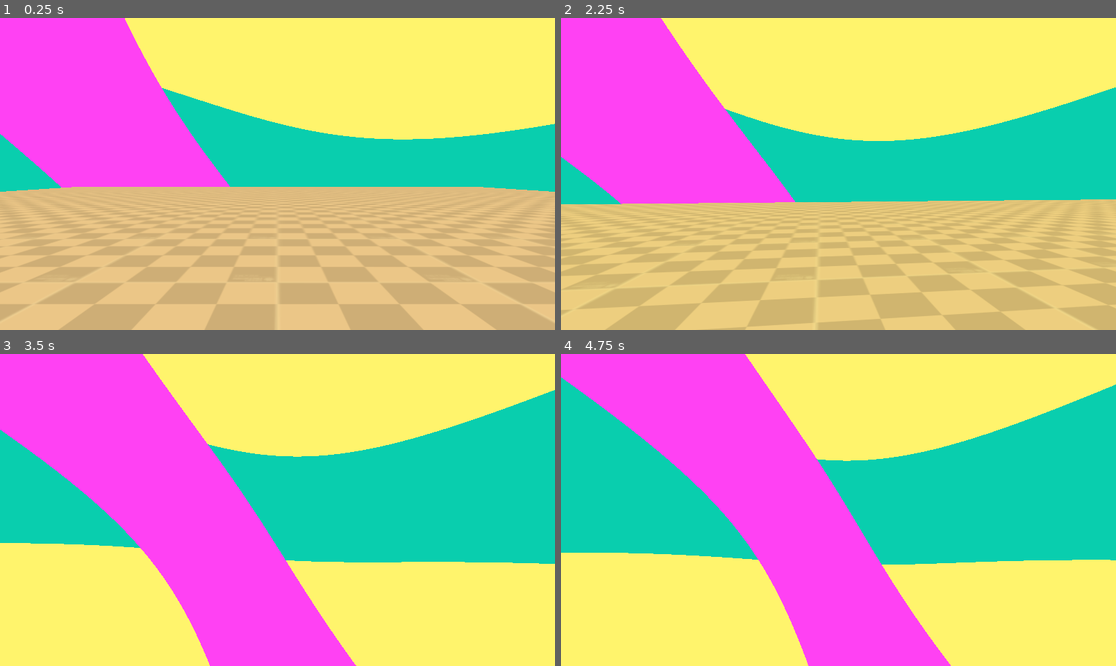
Above: before the commit, frames 1-4 (two rows, left to right).
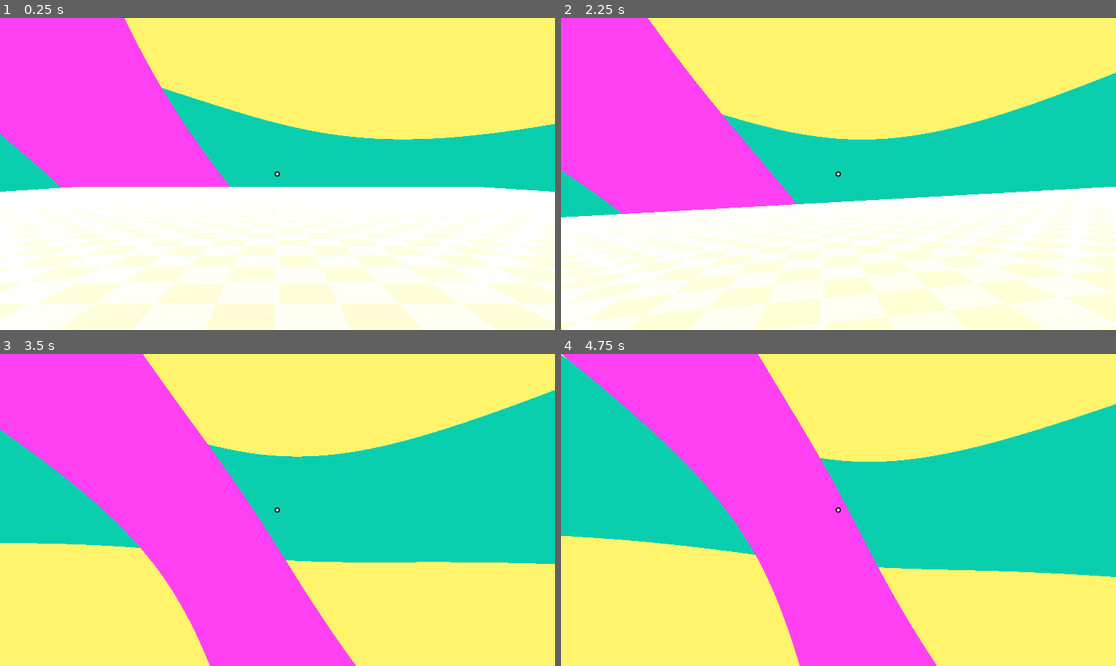
Above: after the commit, the same moments.

Repository: isha-pseudo/floppsters
Game: Godot game, scene res://resources/TestResources/test_scene.tscn
Two runs of this game, one before a commit and one after it. Both use one fixed random seed, a clock stepped at 60 frames per second and the inputs below.
Inputs (mouse positions are in pixels of both pictures, inside the frame that each line leads up to):
- Up to frame 1 (0.25 s): no input
- Up to frame 2 (2.25 s): move the mouse to (866, 174) at 0.52 s; hold E (interact, bound only after the commit) 0.53-1.28 s; hold W (move_forward) from 0.53 s (still down); tap Space (jump) at 0.77, 1.52 s; move the mouse to (810, 174) at 1.27 s; tap E (interact, bound only after the commit) at 1.35 s; move the mouse to (849, 167) at 2.02 s; hold E (interact, bound only after the commit) from 2.03 s (still down)
- Up to frame 3 (3.5 s): keep holding W (move_forward); move the mouse to (271, 516) at 2.77 s; release E (interact, bound only after the commit) at 2.78 s; tap E (interact, bound only after the commit) at 2.85 s; tap Space (jump) at 3.02 s
- Up to frame 4 (4.75 s): keep holding W (move_forward); move the mouse to (877, 513) at 3.52 s; hold E (interact, bound only after the commit) 3.53-4.28 s; tap Space (jump) at 3.77, 4.52 s; move the mouse to (794, 506) at 4.27 s; tap E (interact, bound only after the commit) at 4.35 s

The runs differ from the first frame. In frame 1, 46% of the frame differs, in the area x 0-100%, y 48-100%; in frame 2, 45%; in frame 3, less than 0.1%; in frame 4, 7.2%.

Commit message:
Slide best feel

Diff:
--- /dev/null
+++ b/characters/Controller/camera_handler.gd
@@ -0,0 +1,46 @@
+extends Node
+class_name CameraHandler
+
+@export var character_handler: CharacterHandler
+@onready var character_controller: CharacterController = get_parent() as CharacterController
+@export var camera: Camera3D
+
+var current_velocity: Vector3 = Vector3.ZERO
+var previous_velocity: Vector3 = Vector3.ZERO
+
+func _ready() -> void:
+	if camera == null:
+		print ("Failed to find camera")
+
+func _physics_process(delta: float) -> void:
+	if character_controller == null or character_handler == null or camera == null:
+		return
+
+	previous_velocity = current_velocity
+	current_velocity = character_controller.horizontal_velocity
+
+	var stats = character_handler.get_effective_stats()
+	if stats.is_empty():
+		print ("stats are empty camera handler")
+		return
+
+	var current_speed = current_velocity.length()
+
+	var friction_factor = stats.get("friction", 0.5)
+
+	var turn_rate = 0.0
+
+	if current_speed > 0.5 and previous_velocity.length() > 0.5:
+		var cross = previous_velocity.cross(current_velocity)
+		var turn_magnitude = abs(cross.y)
+
+		if turn_magnitude > 0.5:
+			turn_rate = cross.y * 0.22
+
+	turn_rate = clamp(turn_rate, -6.0, 6.0)
+	if (current_velocity - previous_velocity).length() > 5.0:
+		turn_rate *= 0.3
+
+	var target_roll = turn_rate / (2.0 + friction_factor * 0.2)
+
+	camera.rotation.z = lerp(camera.rotation.z, target_roll, 0.15)
--- a/characters/Controller/character_controller.gd
+++ b/characters/Controller/character_controller.gd
@@ -15,6 +15,12 @@
 var horizontal_velocity: Vector3 = Vector3.ZERO
 
 var coyote_timer: float = 0.0
+
+## raycast
+
+@onready var interact_raycast: RayCast3D = $Camera3D/InteractRaycast
+
+@onready var interact_prompt: Label = $InteractPrompt
 
 func _ready() -> void:
 	Input.set_mouse_mode(Input.MOUSE_MODE_CAPTURED)
@@ -80,6 +86,14 @@
 	horizontal_velocity.x = velocity.x
 	horizontal_velocity.z = velocity.z
 
+	if interact_raycast.is_colliding():
+		var hit = interact_raycast.get_collider()
+		if hit and hit.has_method("interact"):
+			interact_prompt.visible = true
+		else:
+			interact_prompt.visible = false
+	else:
+		interact_prompt.visible = false
 
 func _input(event: InputEvent) -> void:
 	if event.is_action_pressed("ui_cancel"):
@@ -95,3 +109,11 @@
 		camera_pitch = clamp(camera_pitch, deg_to_rad(-max_pitch), deg_to_rad(max_pitch))
 		if camera:
 			camera.rotation.x = camera_pitch
+	if event.is_action_pressed("interact"):
+		interact()
+
+func interact() -> void:
+	if interact_raycast.is_colliding():
+		var hit = interact_raycast.get_collider()
+		if hit.has_method("interact"):
+			hit.interact(self)
--- a/characters/floppa/floppa.tres
+++ b/characters/floppa/floppa.tres
@@ -5,7 +5,5 @@
 [resource]
 script = ExtResource("1_sp72e")
 friction = 12.0
-buzz = 0.0
-max_momentum = 15.0
 drag = 1.0
 metadata/_custom_type_script = "uid://bhsf4o5p55d4u"
--- a/characters/player.tscn
+++ b/characters/player.tscn
@@ -3,6 +3,7 @@
 [ext_resource type="Script" uid="uid://cigg7ocekdoka" path="res://characters/character_handler.gd" id="1_dnjla"]
 [ext_resource type="Script" uid="uid://puh40sjsuusg" path="res://characters/Controller/character_controller.gd" id="1_tory2"]
 [ext_resource type="Resource" uid="uid://dlvg8laq2to3k" path="res://characters/floppa/floppa.tres" id="2_3eadt"]
+[ext_resource type="Script" uid="uid://dqth2icdi7ih0" path="res://characters/Controller/camera_handler.gd" id="4_evndh"]
 [ext_resource type="Script" uid="uid://6sdqkioqo6vh" path="res://characters/stats_menu.gd" id="4_x0jl3"]
 
 [sub_resource type="CapsuleShape3D" id="CapsuleShape3D_dnjla"]
@@ -18,8 +19,18 @@
 base_stats = ExtResource("2_3eadt")
 metadata/_custom_type_script = "uid://cigg7ocekdoka"
 
+[node name="CameraHandler" type="Node" parent="." unique_id=2137509457 node_paths=PackedStringArray("character_handler", "camera")]
+script = ExtResource("4_evndh")
+character_handler = NodePath("../CharacterHandler")
+camera = NodePath("../Camera3D")
+metadata/_custom_type_script = "uid://dqth2icdi7ih0"
+
 [node name="Camera3D" type="Camera3D" parent="." unique_id=1281267335]
 transform = Transform3D(1, 0, 0, 0, 1, 0, 0, 0, 1, 0, 0.6, 0)
+
+[node name="InteractRaycast" type="RayCast3D" parent="Camera3D" unique_id=800122167]
+target_position = Vector3(0, 0, -4)
+debug_shape_custom_color = Color(0.7148878, 0.5908215, 0.28709564, 1)
 
 [node name="CollisionShape3D" type="CollisionShape3D" parent="." unique_id=194474103]
 shape = SubResource("CapsuleShape3D_dnjla")
@@ -75,3 +86,34 @@
 theme_override_colors/font_color = Color(0, 0, 0, 1)
 theme_override_colors/font_outline_color = Color(0.98895735, 0.98895746, 0.98895735, 1)
 theme_override_constants/outline_size = 1
+
+[node name="InteractPrompt" type="Label" parent="." unique_id=1681839361]
+anchors_preset = 12
+anchor_top = 1.0
+anchor_right = 1.0
+anchor_bottom = 1.0
+offset_top = -77.0
+offset_bottom = -54.0
+grow_horizontal = 2
+grow_vertical = 0
+theme_override_colors/font_outline_color = Color(0, 0, 0, 1)
+theme_override_constants/outline_size = 6
+theme_override_font_sizes/font_size = 30
+text = "Press e to interact"
+horizontal_alignment = 1
+vertical_alignment = 1
+
+[node name="Label" type="Label" parent="." unique_id=1008495456]
+anchors_preset = 15
+anchor_right = 1.0
+anchor_bottom = 1.0
+offset_top = -12.0
+offset_bottom = -12.0
+grow_horizontal = 2
+grow_vertical = 2
+theme_override_colors/font_outline_color = Color(0, 0, 0, 1)
+theme_override_constants/outline_size = 10
+theme_override_font_sizes/font_size = 40
+text = "."
+horizontal_alignment = 1
+vertical_alignment = 1
--- a/interactables/interactable.gd
+++ b/interactables/interactable.gd
@@ -1,4 +1,34 @@
-extends Area3D
-class_name Interactable
+extends StaticBody3D
 
-@export var target_handler: CharacterHandler
+@export_enum("weight", "fluffiness", "friction", "Elasticity", "cushion") var stat_to_change: String = "fluffiness"
+@export var change_amount: float = 0.2
+
+@onready var stat_label: Label3D = $StatLabel
+
+var player_controller = null
+
+func _ready():
+	update_label()
+
+func interact(player_controller) -> void:
+	if player_controller.handler == null or player_controller.handler.base_stats == null:
+		return
+
+	self.player_controller = player_controller
+
+	var base = player_controller.handler.base_stats
+
+	if stat_to_change in base:
+		var current = base.get(stat_to_change)
+		base.set(stat_to_change, current + change_amount)
+		update_label()
+
+func update_label():
+	if stat_label == null:
+		print ("error no label")
+		return
+	var player_handler = player_controller.handler if player_controller else null
+	var current_value = 0.0
+	if player_controller:
+		current_value = player_controller.handler.base_stats.get(stat_to_change)
+	stat_label.text = stat_to_change.capitalize() + " " + ("+" if change_amount >= 0 else "") + str(change_amount) + " (Current: " + str(current_value) + ")"
--- a/interactables/interactable.tscn
+++ b/interactables/interactable.tscn
@@ -1,5 +1,6 @@
 [gd_scene format=3 uid="uid://h8ffdor31d1e"]
 
+[ext_resource type="Script" uid="uid://ct6nirdunal1a" path="res://interactables/interactable.gd" id="1_7t3he"]
 [ext_resource type="Texture2D" uid="uid://dwjp0cvk587we" path="res://addons/godot-prototype-texture/Vector/checker_512x512/checker_orange_512x512.svg" id="1_kdhm5"]
 
 [sub_resource type="StandardMaterial3D" id="StandardMaterial3D_7t3he"]
@@ -9,13 +10,17 @@
 
 [sub_resource type="BoxShape3D" id="BoxShape3D_kdhm5"]
 
-[node name="Node3D" type="Node3D" unique_id=420561461]
+[node name="StatChanger" type="StaticBody3D" unique_id=955366743]
+script = ExtResource("1_7t3he")
 
-[node name="StatChanger" type="StaticBody3D" parent="." unique_id=955366743]
-
-[node name="Visual" type="MeshInstance3D" parent="StatChanger" unique_id=510138070]
+[node name="Visual" type="MeshInstance3D" parent="." unique_id=510138070]
 material_override = SubResource("StandardMaterial3D_7t3he")
 mesh = SubResource("BoxMesh_lbwal")
 
-[node name="CollisionShape3D" type="CollisionShape3D" parent="StatChanger" unique_id=1611808077]
+[node name="CollisionShape3D" type="CollisionShape3D" parent="." unique_id=1611808077]
 shape = SubResource("BoxShape3D_kdhm5")
+
+[node name="StatLabel" type="Label3D" parent="." unique_id=231530550]
+transform = Transform3D(1, 0, 0, 0, 1, 0, 0, 0, 1, 0, 1, 0)
+billboard = 1
+text = "Stat Label"
--- a/project.godot
+++ b/project.godot
@@ -70,6 +70,13 @@
 "events": [Object(InputEventJoypadMotion,"resource_local_to_scene":false,"resource_name":"","device":-1,"axis":3,"axis_value":1.0,"script":null)
 ]
 }
+interact={
+"deadzone": 0.2,
+"events": [Object(InputEventKey,"resource_local_to_scene":false,"resource_name":"","device":0,"window_id":0,"alt_pressed":false,"shift_pressed":false,"ctrl_pressed":false,"meta_pressed":false,"pressed":false,"keycode":0,"physical_keycode":69,"key_label":0,"unicode":0,"location":0,"echo":false,"script":null)
+, Object(InputEventJoypadButton,"resource_local_to_scene":false,"resource_name":"","device":-1,"button_index":2,"pressure":0.0,"pressed":false,"script":null)
+, Object(InputEventKey,"resource_local_to_scene":false,"resource_name":"","device":0,"window_id":0,"alt_pressed":false,"shift_pressed":false,"ctrl_pressed":false,"meta_pressed":false,"pressed":false,"keycode":0,"physical_keycode":4194309,"key_label":0,"unicode":0,"location":0,"echo":false,"script":null)
+]
+}
 
 [physics]
 
--- a/resources/TestResources/test_scene.tscn
+++ b/resources/TestResources/test_scene.tscn
@@ -4,6 +4,7 @@
 [ext_resource type="PackedScene" uid="uid://cx36leu3868qf" path="res://characters/player.tscn" id="1_rlk8i"]
 [ext_resource type="PackedScene" uid="uid://cs6c7vmmgw3jj" path="res://shaders/sky/gunx_sky.tscn" id="2_iblch"]
 [ext_resource type="Texture2D" uid="uid://b74uuk66li5wg" path="res://addons/godot-prototype-texture/Vector/checker_512x512/checker_pink_512x512.svg" id="4_6kxni"]
+[ext_resource type="PackedScene" uid="uid://h8ffdor31d1e" path="res://interactables/interactable.tscn" id="5_g7xph"]
 
 [sub_resource type="BoxShape3D" id="BoxShape3D_6kxni"]
 
@@ -46,3 +47,43 @@
 
 [node name="CollisionShape3D" type="CollisionShape3D" parent="StaticBody3D" unique_id=1833288285]
 shape = SubResource("BoxShape3D_qgqrn")
+
+[node name="OmniLight3D" type="OmniLight3D" parent="." unique_id=1450200847]
+transform = Transform3D(1, 0, 0, 0, 1, 0, 0, 0, 1, 0, 3.7733316, 0)
+light_color = Color(0.9948469, 0.30718863, 0.6713827, 1)
+light_energy = 13.69
+omni_range = 51.23
+omni_attenuation = 10.0
+
+[node name="DirectionalLight3D2" type="DirectionalLight3D" parent="." unique_id=708267175]
+transform = Transform3D(0.5000001, -0.2293079, 0.83511543, -2.407525e-08, 0.9643083, 0.264782, -0.8660253, -0.13239105, 0.48215428, 39.874344, 4.7533083, 13.055025)
+light_energy = 0.4
+
+[node name="DirectionalLight3D" type="DirectionalLight3D" parent="." unique_id=272076118]
+transform = Transform3D(0.74731034, -0.4999999, -0.43763825, 0.5053411, -3.7719413e-08, 0.8629195, -0.4314598, -0.8660254, 0.25267062, -17.38541, 7.871578, 0)
+light_energy = 0.5
+
+[node name="DirectionalLight3D3" type="DirectionalLight3D" parent="." unique_id=78772380]
+transform = Transform3D(-0.91583085, -0.106327035, 0.38723183, -2.407525e-08, 0.9643083, 0.264782, -0.4015644, 0.24249554, -0.88314337, 17.253578, 14.480056, -34.806004)
+light_energy = 0.4
+
+[node name="DirectionalLight3D4" type="DirectionalLight3D" parent="." unique_id=424362430]
+transform = Transform3D(0.99969935, -0.00649218, 0.023643903, -1.721139e-08, 0.9643083, 0.264782, -0.024519026, -0.26470238, 0.9640184, 19.293839, 74.826866, 82.8693)
+light_energy = 0.4
+
+[node name="Interactables" type="Node3D" parent="." unique_id=1295804804]
+
+[node name="Flufiness+" parent="Interactables" unique_id=420561461 instance=ExtResource("5_g7xph")]
+transform = Transform3D(1, 0, 0, 0, 1, 0, 0, 0, 1, 10, 0.5, 0)
+stat_to_change = "friction"
+
+[node name="weight" parent="Interactables" unique_id=955366743 instance=ExtResource("5_g7xph")]
+transform = Transform3D(1, 0, 0, 0, 1, 0, 0, 0, 1, 10, 0.5, -6)
+stat_to_change = "weight"
+
+[node name="weight2" parent="Interactables" unique_id=997053798 instance=ExtResource("5_g7xph")]
+transform = Transform3D(1, 0, 0, 0, 1, 0, 0, 0, 1, 10, 0.5, -3.0279608)
+
+[node name="Flufiness+2" parent="Interactables" unique_id=1434912991 instance=ExtResource("5_g7xph")]
+transform = Transform3D(1, 0, 0, 0, 1, 0, 0, 0, 1, 10, 0.5, 3)
+stat_to_change = "cushion"
Not shown, added: characters/Controller/camera_handler.gd.uid
Not shown, added: export_presets.cfg
Not shown: 1 places in resources/TestResources/test_stats.tscn that only renumber resources
Not shown, changed: Floppsters.console.exe
Not shown, changed: Floppsters.exe
Not shown, changed: Floppsters.pck
